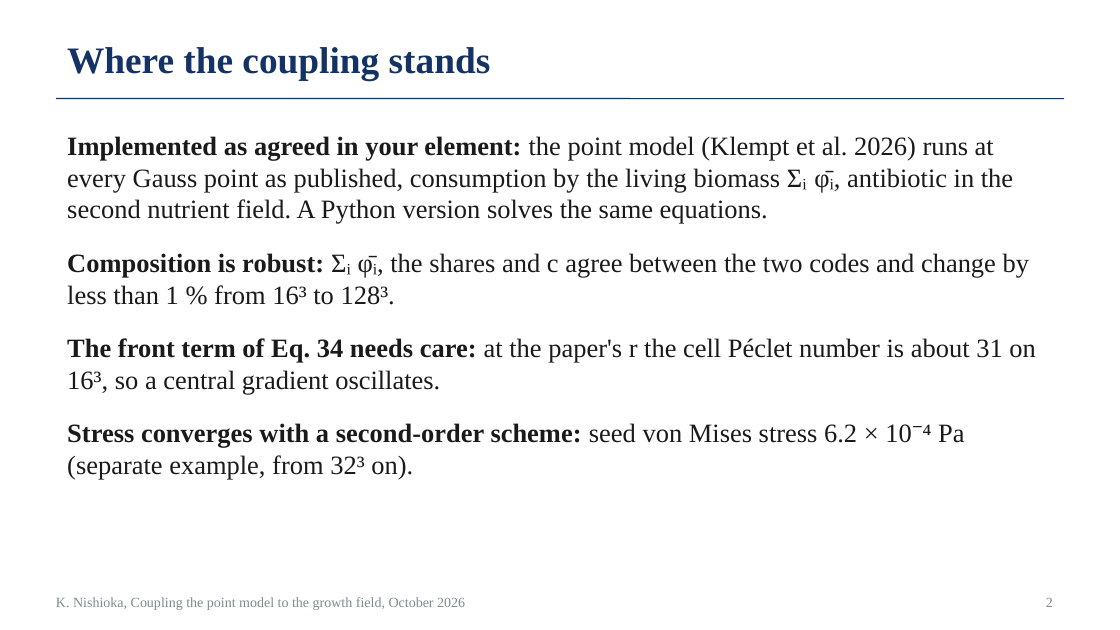
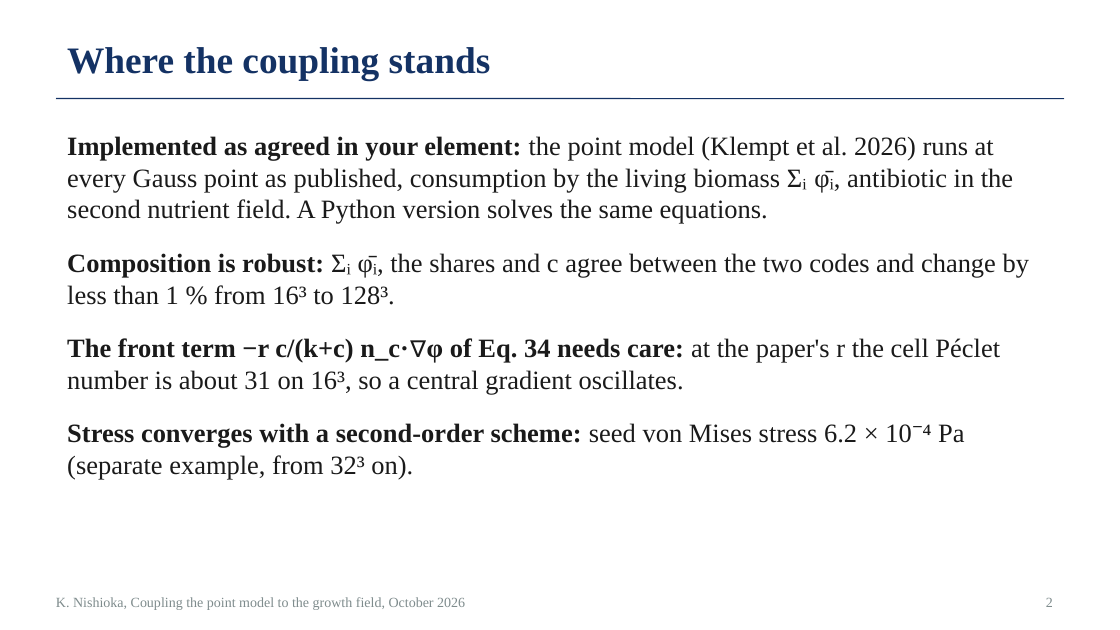
Before and after one commit to keisuke58/pde-fem-biofilm, a slide deck: slide 2 of slides_progress_2026-10.pptx. Drawn at 1120x630 pixels with LibreOffice and Linux fonts; fonts in the diff are those of the drawing. Boxes give left, top, right and bottom in pixels: in the first picture for what was removed or moved away, otherwise in the second. Text is boxed around its words. In the diff, an @@ line names an element or a change of style, - is before the commit and + after.

```diff
--- a/slides_progress_2026-10.pptx
+++ b/slides_progress_2026-10.pptx
@@ text at <box>67,338,1000,395</box>: text changed @@
-• The front term of Eq. 34 needs care: at the paper's r the cell Péclet number is about 31 on 16³, so a central gradient oscillates.
+• The front term −r c/(k+c) n_c·∇φ of Eq. 34 needs care: at the paper's r the cell Péclet number is about 31 on 16³, so a central gradient oscillates.
```
Also in this commit, not shown: 5 other slides changed, 7 other files.
